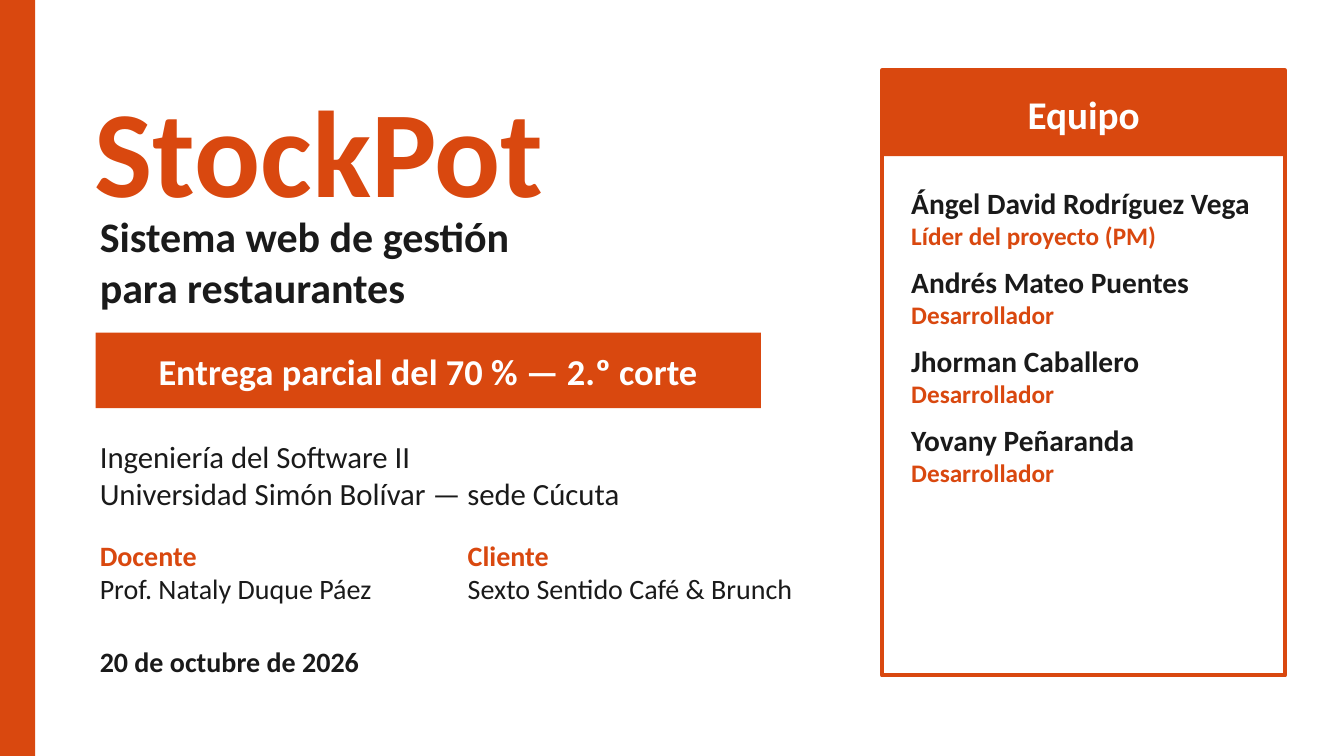
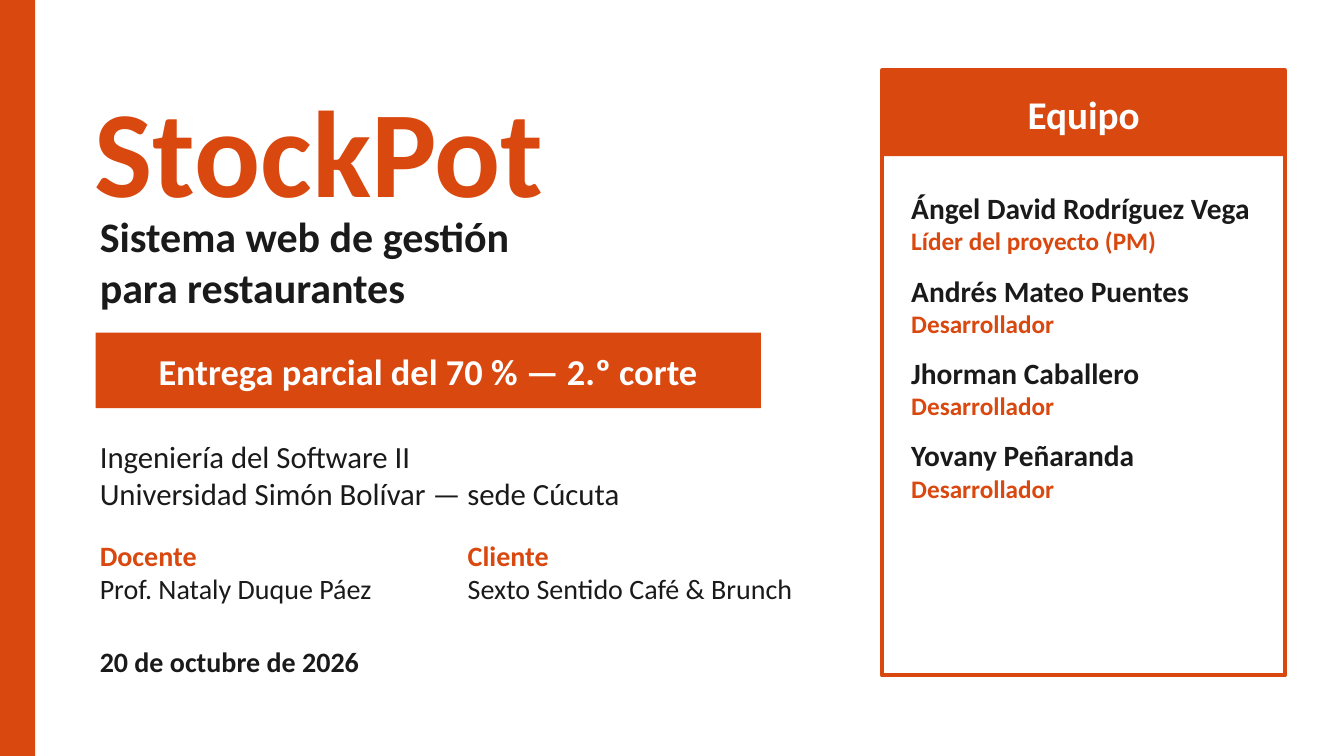
Before and after one commit to Angelssjyf/stockpot, a slide deck: slide 1 of docs/entrega-2do-corte/05_Demostracion/StockPot_Sustentacion_70.pptx. Drawn at 1344x756 pixels with LibreOffice and Linux fonts; fonts in the diff are those of the drawing. Boxes give left, top, right and bottom in pixels: in the first picture for what was removed or moved away, otherwise in the second. Text is boxed around its words. In the diff, an @@ line names an element or a change of style, - is before the commit and + after.

```diff
--- a/docs/entrega-2do-corte/05_Demostracion/StockPot_Sustentacion_70.pptx
+++ b/docs/entrega-2do-corte/05_Demostracion/StockPot_Sustentacion_70.pptx
@@ text "Ángel David Rodríguez Vega" rewrapped from <box>911,190,1250,483</box> to <box>911,195,1250,499</box> @@
```
Also in this commit, not shown: 7 other slides changed, 12 slides added, 1 slide removed, 3 other files.
